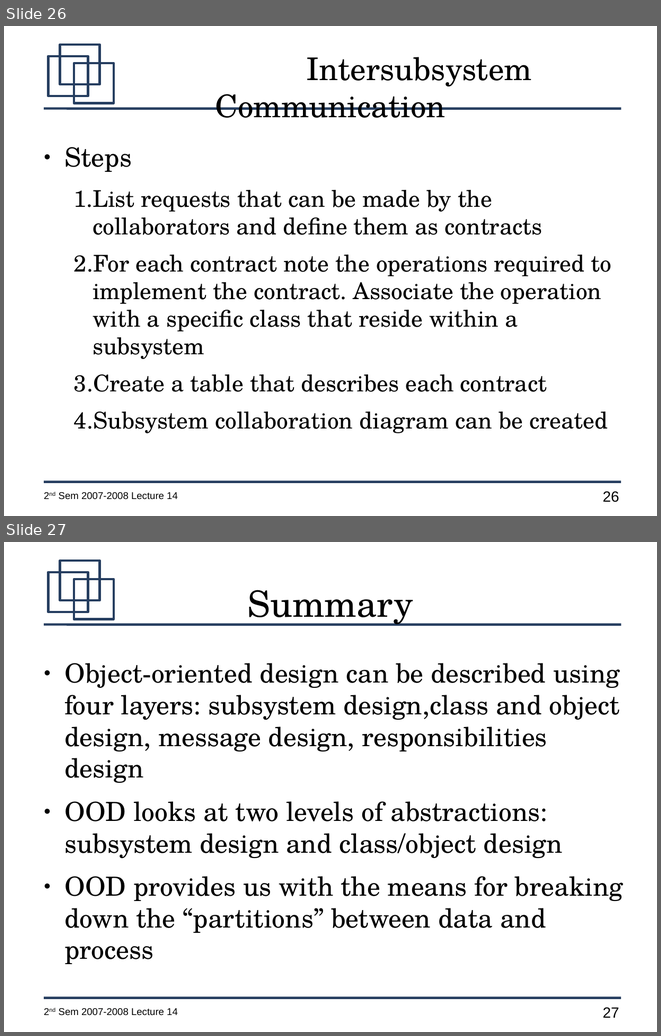
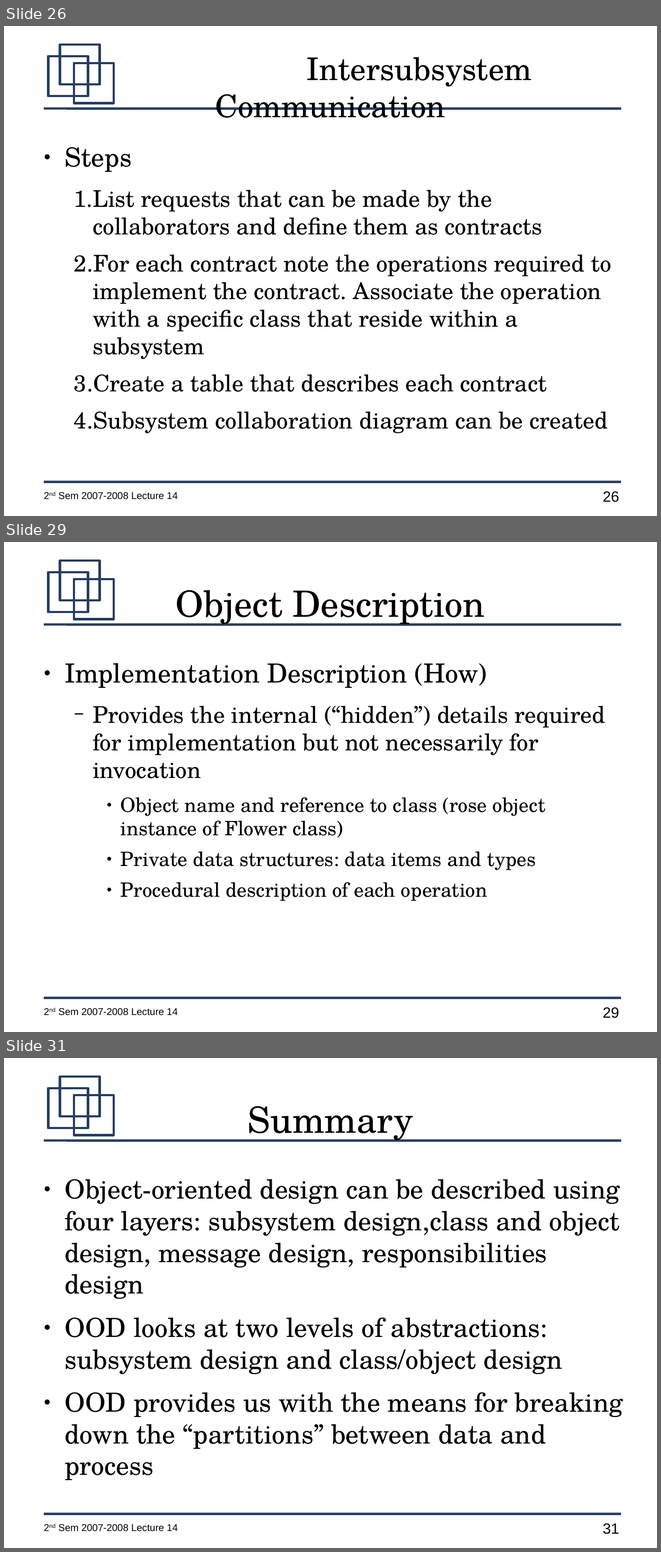
Before and after one commit to jachermocilla/jach-homepage, a slide deck: CMSC128-2nd-Sem-2007-L14.odp. Shown one above the other, each under a label of ours: slides 26 and 27 before the commit, slides 26, 29 and 31 after it; the slides between them are not shown. The pictures are 661x1036 and 661x1552 pixels, drawn with LibreOffice and Linux fonts; fonts in the diff are those of the drawing. Boxes give left, top, right and bottom in pixels: in the first picture for what was removed or moved away, otherwise in the second. Text is boxed around its words. In the diff, an @@ line names an element or a change of style, - is before the commit and + after.

```diff
--- a/CMSC128-2nd-Sem-2007-L14.odp
+++ b/CMSC128-2nd-Sem-2007-L14.odp
@@ slide 29 added at [4,542,657,1032], background #FFFFFF; not listed: 7 template elements that a slide beside it also shows @@
@@ title added at [176,590,485,626], 44 pt, text #000000 @@
+Object Description
@@ text added at [64,663,606,901], 24 pt, text #000000 @@
+● Implementation Description (How)
+  − Provides the internal (“hidden”) details required for implementation but not necessarily for invocation
+    ● Object name and reference to class (rose object instance of Flower class)
+    ● Private data structures: data items and types
+    ● Procedural description of each operation
@@ what was slide 27 is now slide 31 @@
@@ page number at [603,1523,619,1534]: text changed @@
-27
+31
```
Also in this commit, not shown: 3 other slides added.
